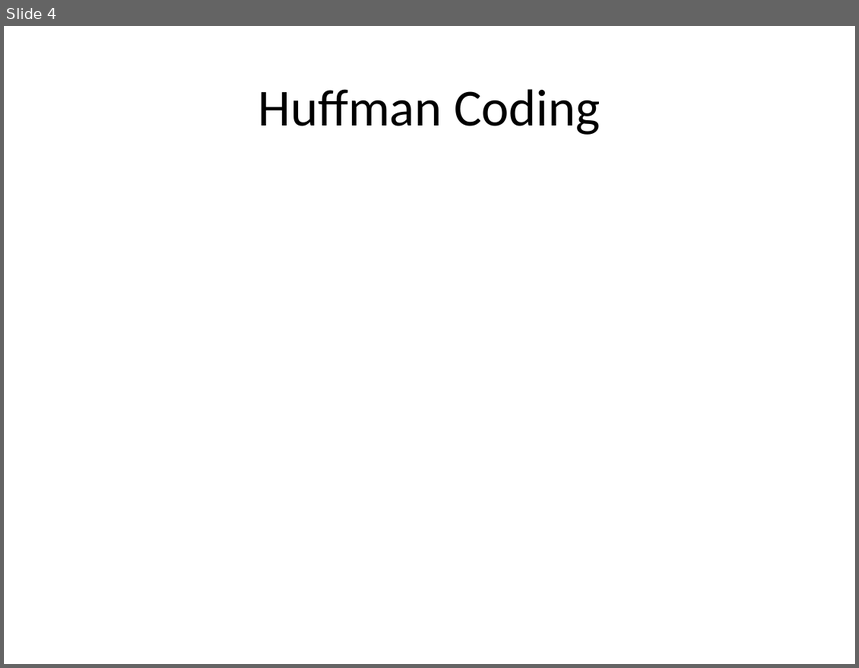
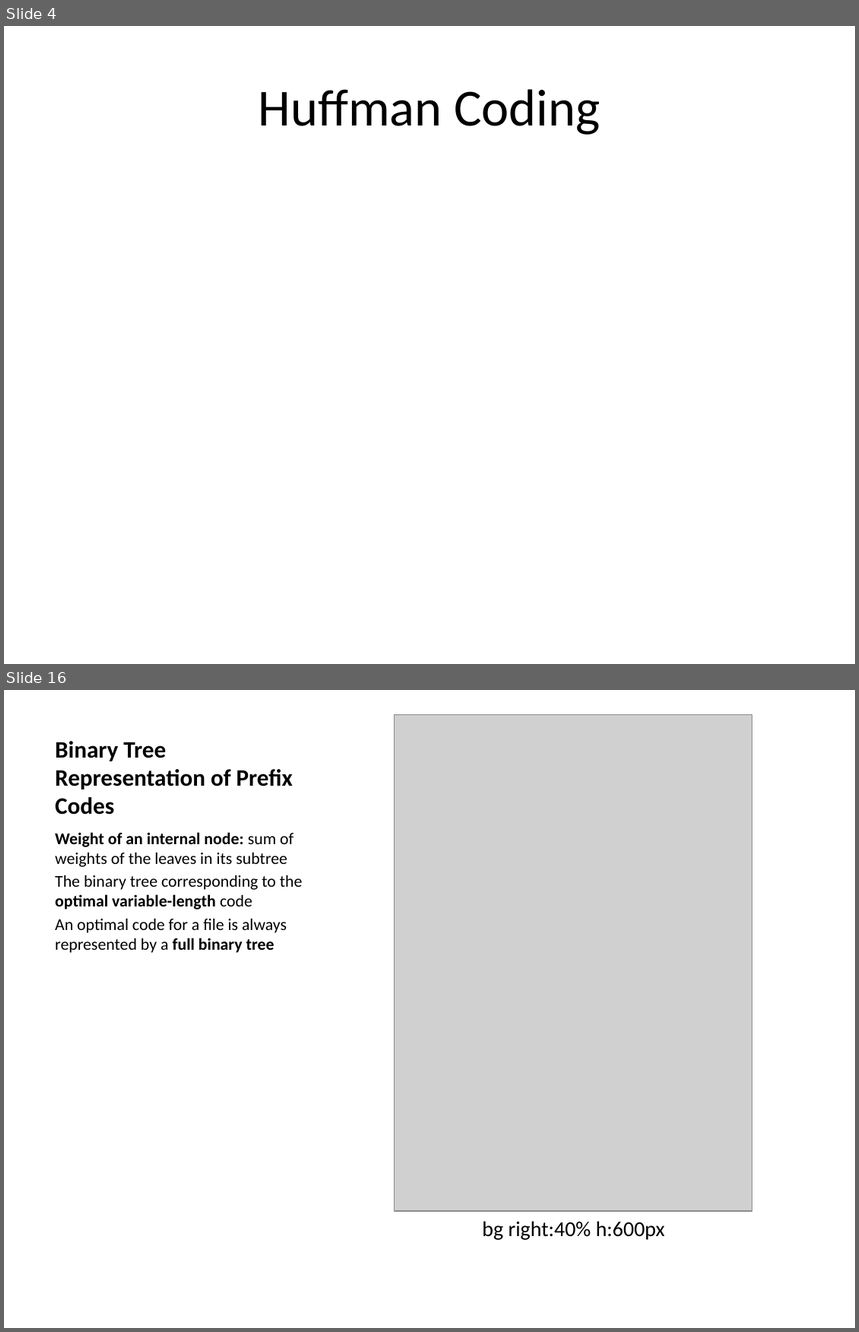
Before and after one commit to ucoruh/ce100-algorithms-and-programming-II, a slide deck: docs/week-9/ce100-week-9-huffman.en.md_word.pptx. Shown one above the other, each under a label of ours: slide 4 before the commit, slides 4 and 16 after it; the slides between them are not shown. The pictures are 859x668 and 859x1332 pixels, drawn with LibreOffice and Linux fonts; fonts in the diff are those of the drawing; grey boxes stand for pictures. Boxes give left, top, right and bottom in pixels: in the first picture for what was removed or moved away, otherwise in the second. Text is boxed around its words. In the diff, an @@ line names an element or a change of style, - is before the commit and + after.

```diff
--- a/docs/week-9/ce100-week-9-huffman.en.md_word.pptx
+++ b/docs/week-9/ce100-week-9-huffman.en.md_word.pptx
@@ slide 16 added at box(4, 690, 855, 1328), background #FFFFFF @@
@@ picture added at box(394, 714, 752, 1211) @@
@@ title added at box(55, 741, 293, 815), 20 pt, text #000000, bold @@
+Binary Tree Representation of Prefix Codes
@@ text added at box(55, 832, 303, 953), 14 pt, text #000000 @@
+Weight of an internal node: sum of weights of the leaves in its subtree
+The binary tree corresponding to the optimal variable-length code
+An optimal code for a file is always represented by a full binary tree
@@ text added at box(482, 1221, 665, 1240), 18 pt, text #000000 @@
+bg right:40% h:600px
```
Also in this commit, not shown: 1 slide changed, 46 other slides added, 1 slide removed, 29 other files.
